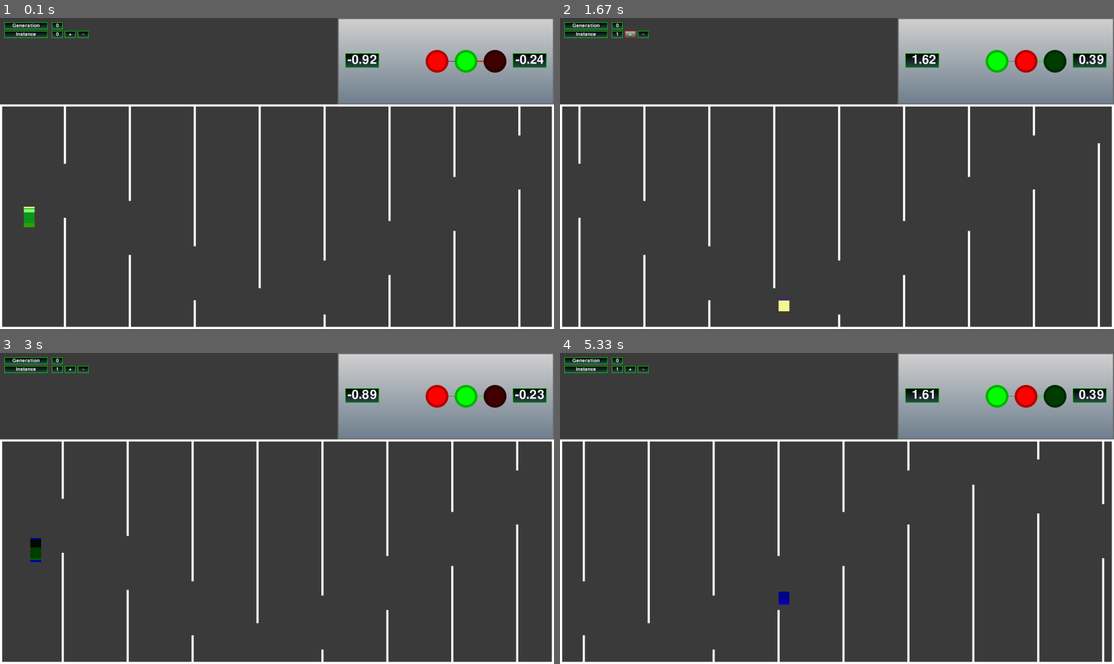
Above: before the commit, frames 1-4 (two rows, left to right).
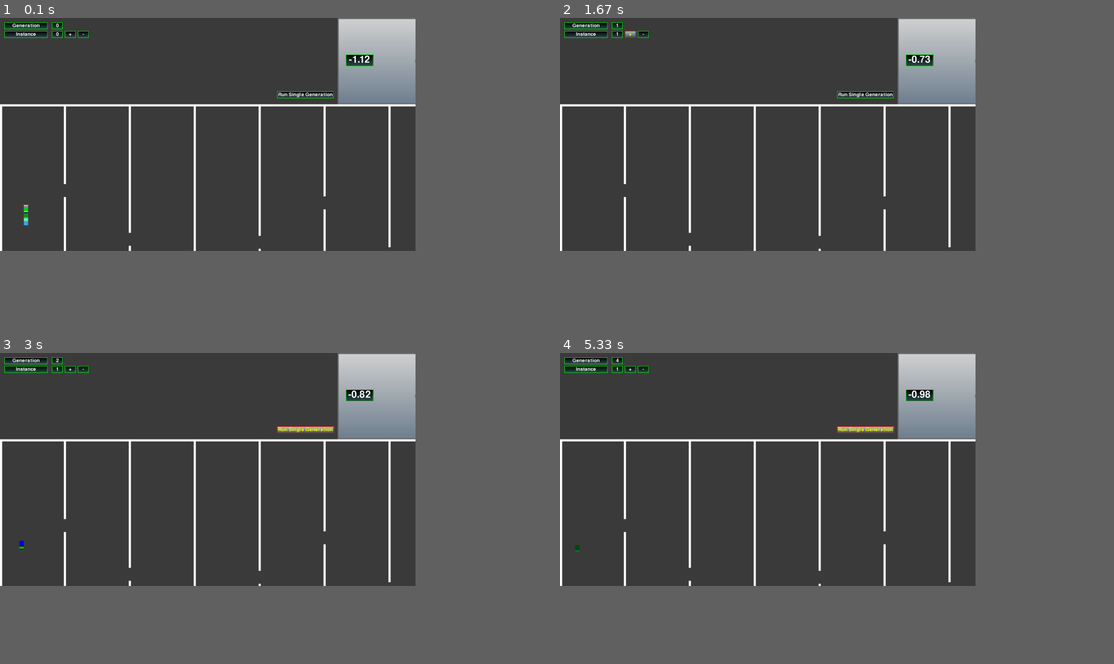
Above: after the commit, the same moments.

Repository: jakub530/PyGame-Neural-Net
Game: pygame game, started from node_vis.py
Same seed, same stepped clock (60 frames per second), same inputs: the game is played once before the commit and once after it.
Inputs (mouse positions are in pixels of both pictures, inside the frame that each line leads up to):
- Up to frame 1 (0.1 s): no input
- Up to frame 2 (1.67 s): click (864, 95) at 0.38 s, where only the run after the commit has a clickable "Run Single Generation"; press the mouse at (920, 58) at 0.7 s; move the mouse to (792, 73) at 0.8 s; release the mouse at (670, 89) at 0.93 s; type "ann" at 1 s; tap Enter at 1.33 s; press the mouse at (632, 33) at 1.58 s
- Up to frame 3 (3 s): move the mouse to (132, 461) at 1.68 s; release the mouse at (199, 555) at 1.82 s; press the mouse at (72, 368) at 1.92 s; move the mouse to (60, 415) at 2.02 s; release the mouse at (55, 461) at 2.15 s; press the mouse at (83, 368) at 2.25 s; move the mouse to (160, 464) at 2.35 s; release the mouse at (238, 558) at 2.48 s; press the mouse at (360, 393) at 2.58 s; move the mouse to (254, 415) at 2.68 s; release the mouse at (155, 433) at 2.82 s; press the mouse at (304, 430) at 2.92 s
- Up to frame 4 (5.33 s): move the mouse to (837, 433) at 3.02 s; release the mouse at (809, 436) at 3.15 s; press the mouse at (920, 393) at 3.25 s; move the mouse to (781, 433) at 3.35 s; release the mouse at (643, 471) at 3.48 s; press the mouse at (864, 430) at 3.58 s; move the mouse to (842, 458) at 3.68 s; release the mouse at (814, 489) at 3.82 s; press the mouse at (632, 368) at 3.92 s; move the mouse to (676, 452) at 4.02 s; release the mouse at (726, 539) at 4.15 s; press the mouse at (920, 393) at 4.25 s; move the mouse to (864, 430) at 4.35 s; release the mouse at (809, 464) at 4.48 s; press the mouse at (643, 368) at 4.58 s; move the mouse to (637, 418) at 4.68 s; release the mouse at (637, 464) at 4.82 s; press the mouse at (920, 393) at 4.92 s; move the mouse to (920, 464) at 5.02 s; release the mouse at (925, 536) at 5.15 s; press the mouse at (864, 430) at 5.25 s
The window is 900x506 before the commit and 675x379 after it. Grey fills any space a smaller window leaves; there, only what the larger window draws over its background counts as a difference.

The runs differ from the first frame. In frame 1, 10% of the frame differs, in the area x 0-100%, y 0-100%; in frame 2, 13%; in frame 3, 12%; in frame 4, 13%.

Commit message:
Before move to class

Diff:
--- a/auto_maze.py
+++ b/auto_maze.py
@@ -12,7 +12,7 @@
         self.start_speed =  np.array([10,0])
         self.start_acc =  np.array([0, 0 ])
         self.max_pos = 1000
-        self.size = (50, 50)
+        self.size = (20, 20)
         self.active = True
 
         self.pos = self.start_pos.copy()
@@ -135,10 +135,10 @@
         self.start_x_pos = 300
         self.start_y_pos = 400
         self.obst_dist_x = 300
-        self.obst_gap_height = 250
+        self.obst_gap_height = 60
         self.player_thershold = 1000
-        self.obst_delta_min_y = self.obst_gap_height*0.5
-        self.obst_delta_max_y = self.obst_gap_height
+        self.obst_delta_min_y = self.obst_gap_height*3
+        self.obst_delta_max_y = self.obst_gap_height*5
 
         self.generate_init_obstacles()
         self.screen = screen
--- a/nn_lib.py
+++ b/nn_lib.py
@@ -134,7 +134,10 @@
         self.generations = [nn_generation(h_layers, inputs, outputs, inst_count)]
         self.model_values = model_values
 
-
+    def advance_generation(self, best_players):
+        new_generation = copy.deepcopy(self.generations[-1])
+        self.generations.append(new_generation)
+        self.generations[-1].retrain_nn(best_players)
 
     def get_model_values(self):
         return model_values
--- a/node_vis.py
+++ b/node_vis.py
@@ -281,6 +281,9 @@
         global_params["inst_number"] = int(global_params["inst_number"]) - 1
         global_params["weights"] = current_gen.instances[global_params["inst_number"]].extract_weights()
 
+def advance_gen(button, global_params):
+    global_params["run_gen"] = True
+
 def init_UI(text_boxes, buttons):
     text_boxes.add_box((20,20),"gen_label", text = "Generation", interact = False)
     text_boxes.add_box((240,20),"gen_index", global_arg = "gen_number", min_width = 50, interact = False)
@@ -289,13 +292,14 @@
 
     buttons.add_box((300, 60 ),"increase_inst", change_instance_up,   text = "+", min_width = 50, centre_text = True)
     buttons.add_box((360, 60),"decrease_inst", change_instance_down, text = "-", min_width = 50, centre_text = True)
+    buttons.add_box((1280, 340),"advance_gen", advance_gen, text = "Run Single Generation", min_width = 50, centre_text = True)
 
 
 def main():
     size = (2560, 1440)
     box_dim = (1000, 400)
 
-    screen, clock  = pygame_lib.init_pygame(size,False)
+    screen, clock  = pygame_lib.init_pygame(size,True)
     offset = (size[0]-box_dim[0], 0)
 
     box = pygame.Rect(0,box_dim[1],2560,size[1]-box_dim[1])
@@ -307,7 +311,7 @@
     global_args["gen_number"] = 0
 
     input_number = 1
-    hidden_layers = [1]
+    hidden_layers = [4,4]
     outputs = 1
     s_inputs = [0]
     num_player = 40
@@ -326,6 +330,7 @@
 
     current_gen = my_nn.generations[global_args["gen_number"]]
     global_args["nn"] = my_nn
+    global_args["run_gen"] = False
 
     text_boxes = pygame_lib.text_boxes(default_centre_text = True)
     buttons = pygame_lib.buttons()
@@ -365,24 +370,24 @@
         #print(inputs)
         #inputs = np.random.uniform(-0.2,0.2,input_number)
         for n in range(num_player):
-            all_outputs[n], all_val[n] = current_gen.instances[n].calculate_output(all_inputs[n])
+            all_outputs[n], all_val[n] = my_nn.generations[global_args["gen_number"]].instances[n].calculate_output(all_inputs[n])
 
 
         max_dist, status, all_inputs = players.update_players(screen, game_board, all_outputs,all_inputs)
         if(status == 0):
-            best_players = players.get_best_players()
-            current_gen.retrain_nn(best_players)
-            players.reset_players()
-            game_board.reset()
-
-            # Sort by fitness
-            # Retrain
-            # Reset Pos
-            # Run again
-            # print(players.ticks)
-            print("Done")
-
-        my_nn_vis.update_and_draw(text_boxes, all_val[0], global_args["weights"])
+            if(global_args["run_gen"] == True):
+                best_players = players.get_best_players()
+
+                #current_gen.retrain_nn(best_players)
+                my_nn.advance_generation(best_players)
+                global_args["gen_number"]+=1
+                players.reset_players()
+                game_board.reset()
+
+                global_args["run_gen"] = False
+                print("Done")
+
+        my_nn_vis.update_and_draw(text_boxes, all_val[global_args["inst_number"]], global_args["weights"])
 
         text_boxes.display_boxes(screen, global_args)
         buttons.display_boxes(screen, global_args)
